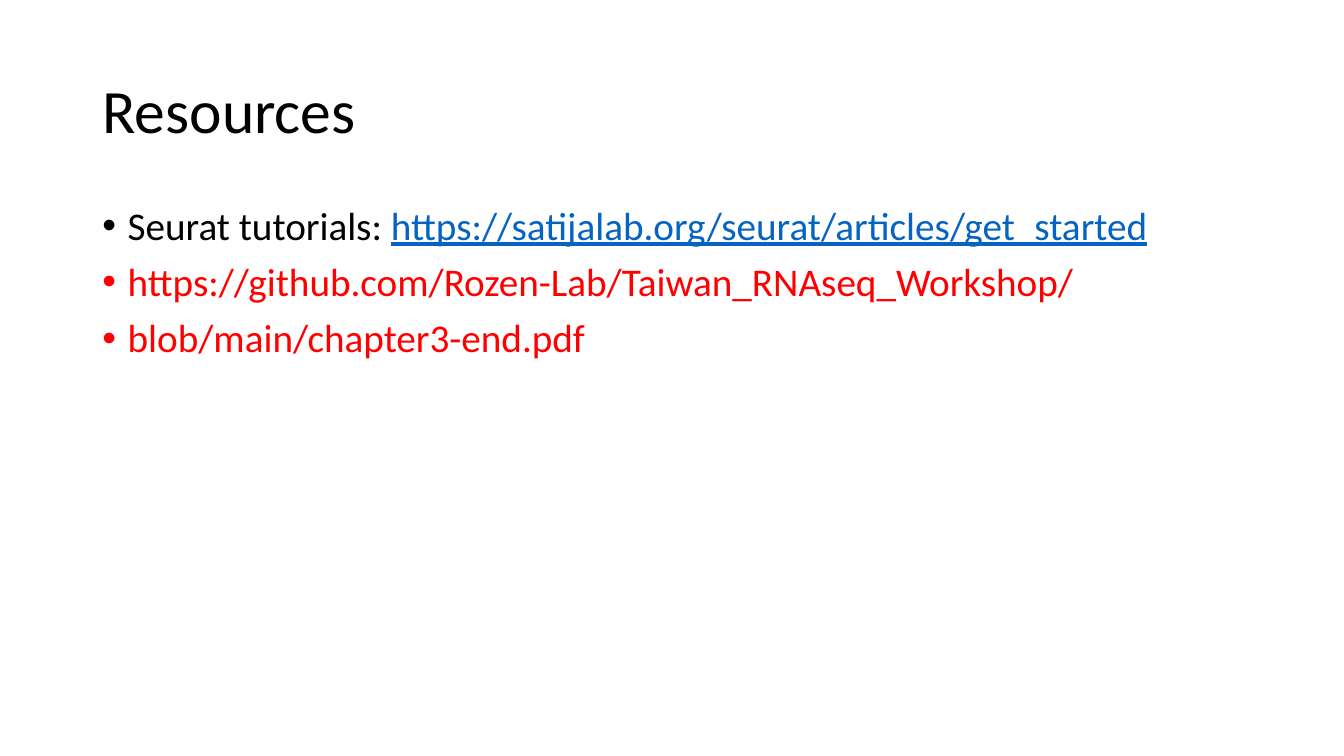
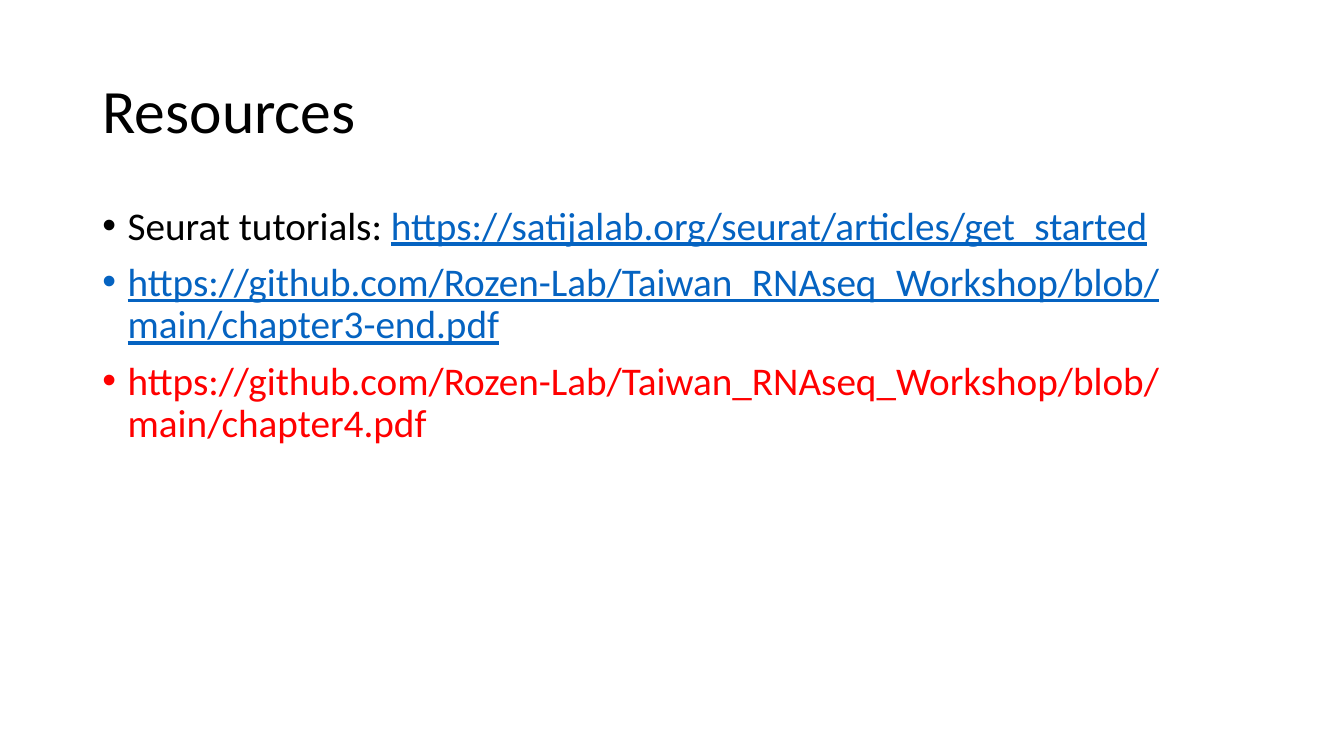
Before and after one commit to Rozen-Lab/Taiwan_RNAseq_Workshop, a slide deck: slide 6 of 0data/more-slides.pptx. Drawn at 1344x756 pixels with LibreOffice and Linux fonts; fonts in the diff are those of the drawing. Boxes give left, top, right and bottom in pixels: in the first picture for what was removed or moved away, otherwise in the second. Text is boxed around its words. In the diff, an @@ line names an element or a change of style, - is before the commit and + after.

```diff
--- a/0data/more-slides.pptx
+++ b/0data/more-slides.pptx
@@ text at <box>128,268,1159,444</box>: text changed; text colour #FF0000 to #0563C1 @@
-• https://github.com/Rozen-Lab/Taiwan_RNAseq_Workshop/
-• blob/main/chapter3-end.pdf
+• https://github.com/Rozen-Lab/Taiwan_RNAseq_Workshop/blob/main/chapter3-end.pdf
+• https://github.com/Rozen-Lab/Taiwan_RNAseq_Workshop/blob/main/chapter4.pdf
```
